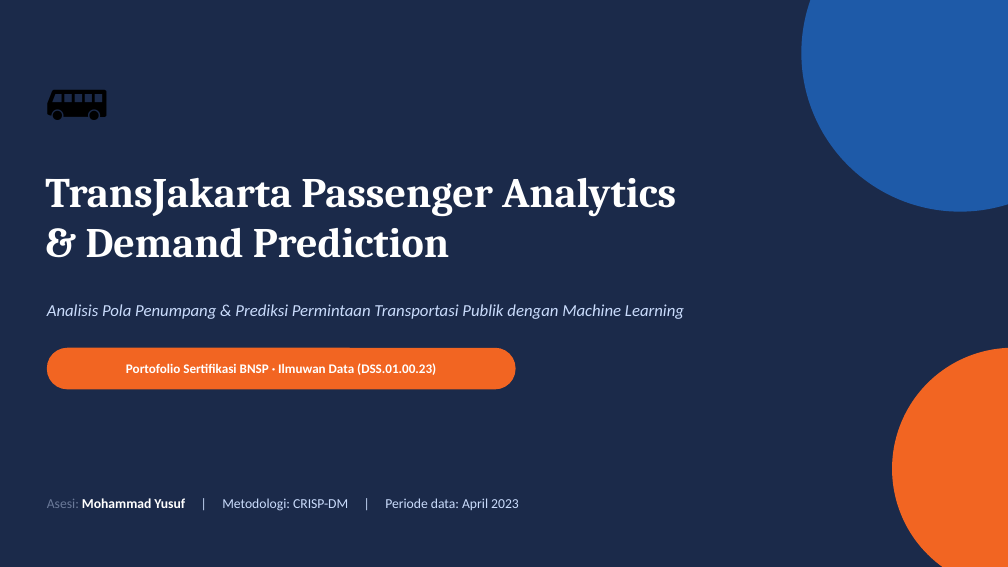
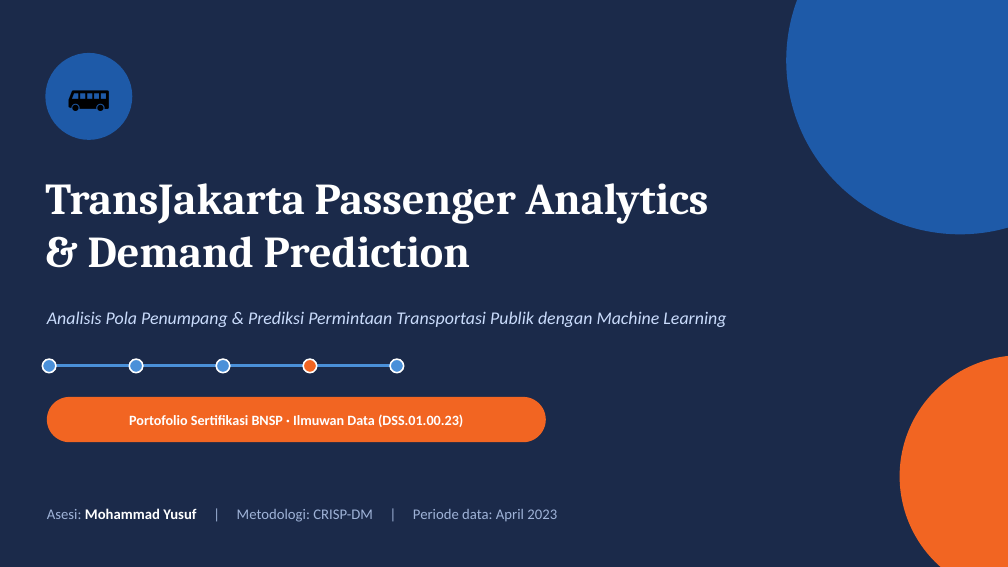
Before and after one commit to zonakerja/bnsp-dss-jul-26, a slide deck: slide 1 of ppt/TransJakarta_Demand_Prediction_BNSP.pptx. Drawn at 1008x567 pixels with LibreOffice and Linux fonts; fonts in the diff are those of the drawing. Boxes give left, top, right and bottom in pixels: in the first picture for what was removed or moved away, otherwise in the second. Text is boxed around its words. In the diff, an @@ line names an element or a change of style, - is before the commit and + after.

```diff
--- a/ppt/TransJakarta_Demand_Prediction_BNSP.pptx
+++ b/ppt/TransJakarta_Demand_Prediction_BNSP.pptx
@@ ellipse: place and size @@
-ellipse at [802, 0, 1008, 212]
+ellipse at [786, 0, 1008, 234]
@@ text "🚌" at [45, 53, 132, 140]: size 54 to 36.8 pt; alignment left to centre @@
@@ ellipse added at [45, 53, 132, 140], fill #1E5AA8 @@
@@ text "TransJakarta Passenger Analytics" at [45, 183, 709, 268]: size 40 to 42 pt @@
@@ text "Analisis Pola Penumpang & Prediksi ...": place and size @@
-text "Analisis Pola Penumpang & Prediksi ..." at [47, 304, 684, 319]
+text "Analisis Pola Penumpang & Prediksi ..." at [47, 311, 726, 327]
@@ text "Analisis Pola Penumpang & Prediksi ..." at [47, 311, 726, 327]: size 16 to 17 pt @@
@@ ellipse added at [42, 359, 56, 373], fill #4A90D9, outline #FFFFFF 1.5 pt @@
@@ ellipse added at [129, 359, 143, 373], fill #4A90D9, outline #FFFFFF 1.5 pt @@
@@ ellipse added at [216, 359, 230, 373], fill #4A90D9, outline #FFFFFF 1.5 pt @@
@@ ellipse added at [303, 359, 317, 373], fill #F26522, outline #FFFFFF 1.5 pt @@
@@ ellipse added at [390, 359, 404, 373], fill #4A90D9, outline #FFFFFF 1.5 pt @@
@@ ellipse: place and size @@
-ellipse at [892, 348, 1008, 567]
+ellipse at [900, 355, 1008, 567]
@@ line added from (49, 365) to (397, 365), #4A90D9 2.5 pt @@
@@ text "Portofolio Sertifikasi BNSP · Ilmuwan ...": place and size @@
-text "Portofolio Sertifikasi BNSP · Ilmuwan ..." at [126, 363, 436, 375]
+text "Portofolio Sertifikasi BNSP · Ilmuwan ..." at [129, 414, 463, 427]
@@ text "Portofolio Sertifikasi BNSP · Ilmuwan ..." at [129, 414, 463, 427]: size 12.5 to 13.5 pt @@
@@ rounded rectangle: place and size @@
-rounded rectangle at [47, 348, 516, 389]
+rounded rectangle at [47, 397, 546, 442]
@@ rounded rectangle at [47, 397, 546, 442]: proportions changed @@
@@ text "Asesi: Mohammad Yusuf | Metodologi: ...": place and size @@
-text "Asesi: Mohammad Yusuf | Metodologi: ..." at [47, 498, 519, 511]
+text "Asesi: Mohammad Yusuf | Metodologi: ..." at [47, 508, 557, 522]
@@ text "Asesi: Mohammad Yusuf | Metodologi: ..." at [47, 508, 557, 522]: size 13 to 14 pt; text colour #6B7A99 to #9FB3D8 in "Asesi:"; text colour #CADCFC to #9FB3D8 in "| Metodologi: CRISP-DM | Periode data: April ..." @@
```
Also in this commit, not shown: 15 other slides changed, 1 slide added, 3 other files.
